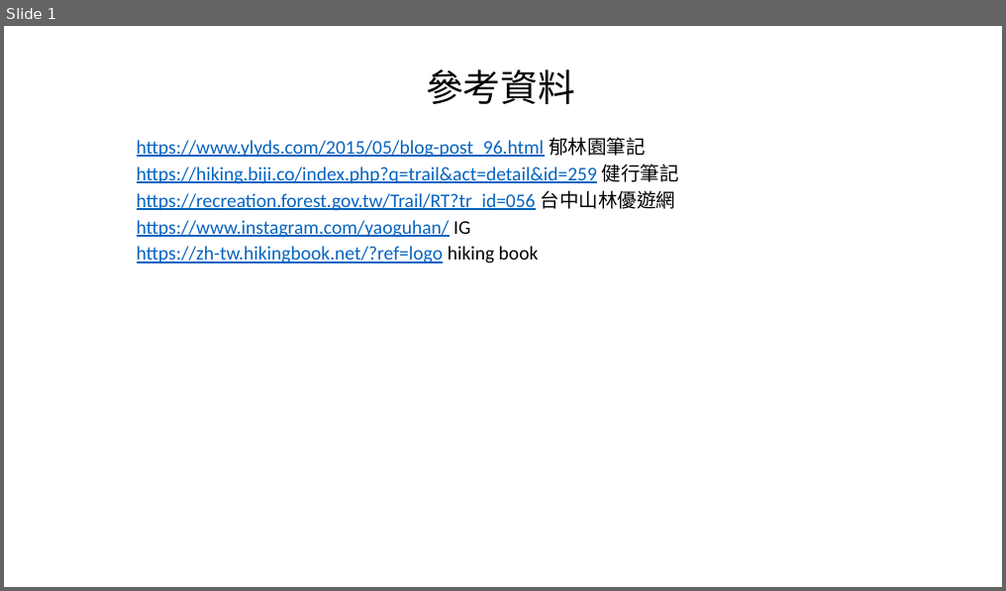
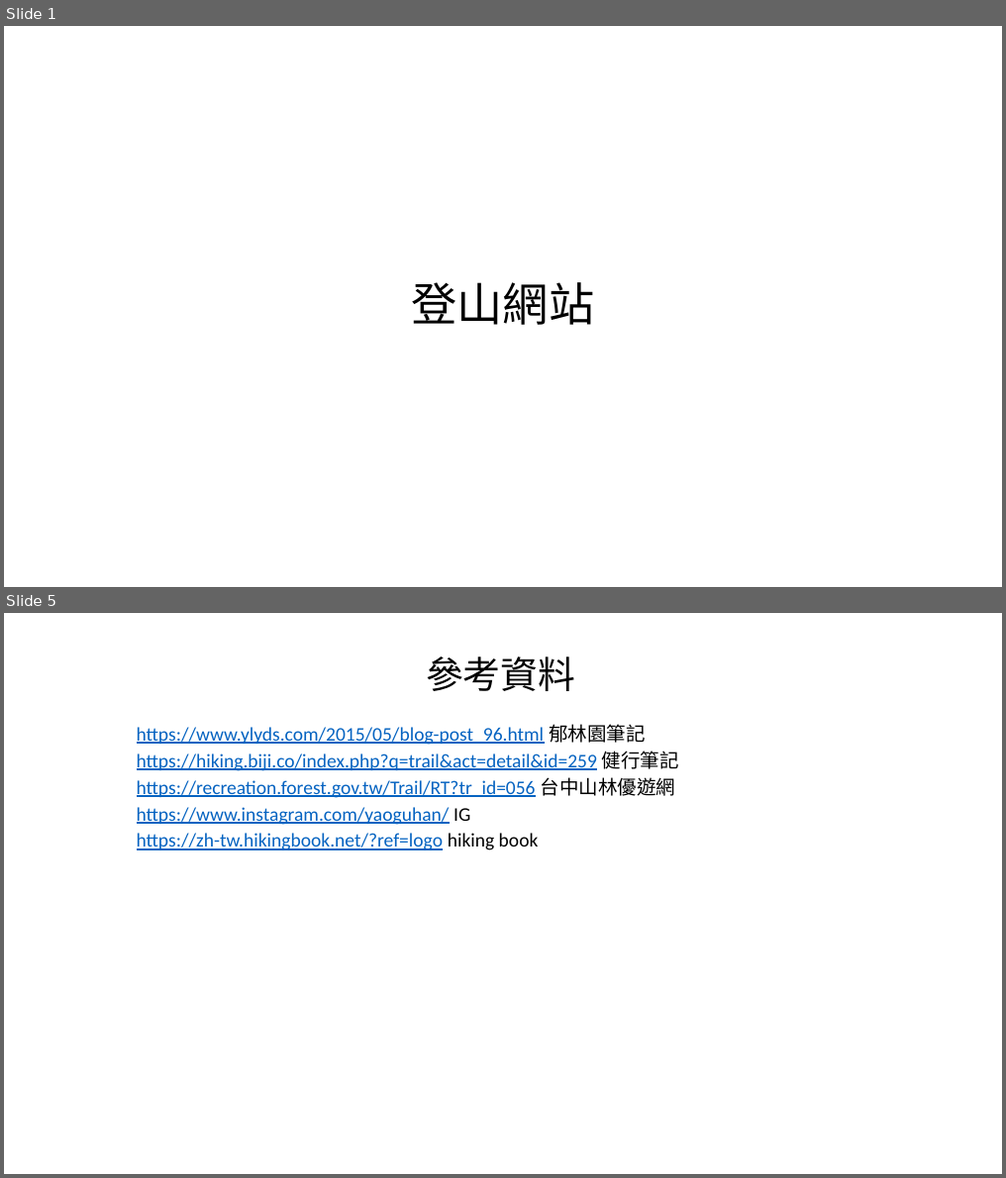
Before and after one commit to Ryujomikz/First-project, a slide deck: ppt/ppt.pptx. Shown one above the other, each under a label of ours: slide 1 before the commit, slides 1 and 5 after it; the slides between them are not shown. The pictures are 1006x591 and 1006x1178 pixels, drawn with LibreOffice and Linux fonts; fonts in the diff are those of the drawing. Boxes give left, top, right and bottom in pixels: in the first picture for what was removed or moved away, otherwise in the second. Text is boxed around its words. In the diff, an @@ line names an element or a change of style, - is before the commit and + after.

```diff
--- a/ppt/ppt.pptx
+++ b/ppt/ppt.pptx
@@ slide 1 added at [4, 26, 1002, 587], background #FFFFFF @@
@@ title added at [411, 282, 594, 325], 44 pt, text #000000 @@
+登山網站
@@ what was slide 1 is now slide 5 @@
```
Also in this commit, not shown: 3 other slides added, 6 other files.
